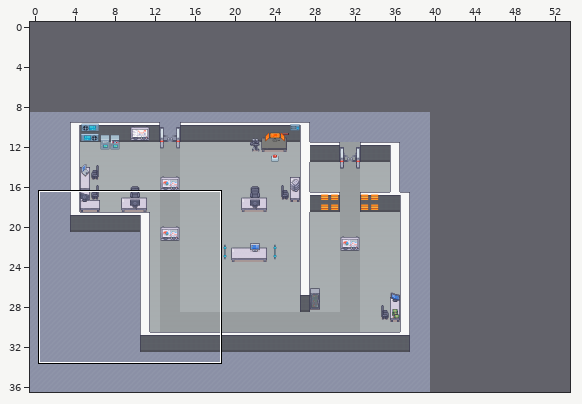
Tiled map (JSON) -- map.tmj. Above: a wide view before the commit, with the close-up outlined.
Close-up. Earlier state:
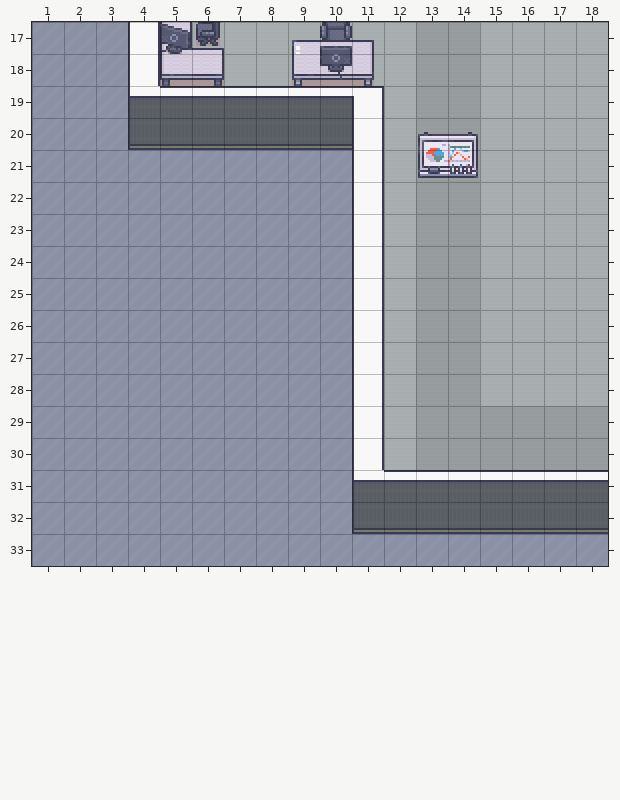
Cells are 32x32 px. Shown: x 1..18, y 17..33. The commit also changed other parts of the map, which this record leaves out. The old version is drawn lined up with the new one.
After:
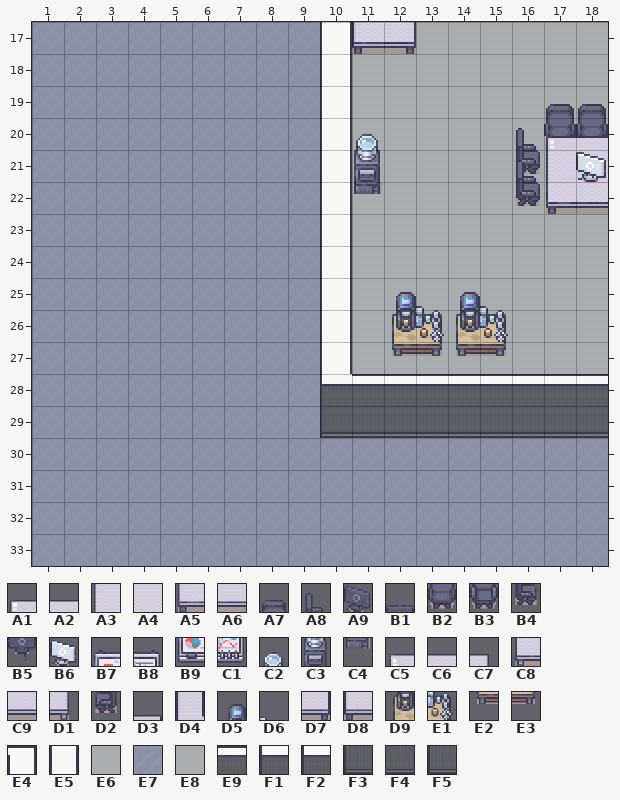
Key: from "Modern_Office_32x32": A1 70, A2 71, A3 86, A4 87, A5 102, A6 103, A7 129, A8 132 flipped left-right, A9 141, B1 142, B2 145, B3 146, B4 148 flipped left-right, B5 158, B6 173, B7 233, B8 234, B9 249, C1 250, C2 252, C3 268, C4 284, C5 481, C6 482, C7 483, C8 497, C9 498, D1 499, D2 568 flipped left-right, D3 613 flipped left-right, D4 614 flipped left-right, D5 616, D6 617, D7 629 flipped left-right, D8 630 flipped left-right, D9 632, E1 633, E2 648, E3 649; from "Room_Builder_32x32": E4 154, E5 471, E6 513, E7 2019, E8 2779, E9 3421, F1 3427, F2 3429 flipped left-right, F3 3496, F4 3497, F5 3505 flipped left-right.
__ is an empty cell.
See-through tiles are keyed as they look on the map.
Difference:
map size 40x28 -> 54x37 cells (old content now starts at 0,9; both pictures use the new coordinates)
Layer "floor/floor1":
Tile E8 gives way to one hidden under a higher layer in row 17 at x 10; in row 29 at x 12 to 18.
There is now tile E7 in row 17 at x 5; in row 18 at x 5 to 6.
The edit turns tile E8 into tile E7 in row 17 at x 6 to 9; in row 18 at x 7 to 9; in row 30 at x 12.
There is now tile E7 in rows 17 to 18 at x 4; in rows 19 to 20 at x 4 to 9; in row 30 at x 11; in rows 31 to 32 at x 11 to 18.
There is now tile E8 in rows 19 to 27 at x 11.
Tile E7 is gone in rows 27 to 28 at x 10.
Layer "floor/floor2":
Tile E6 is gone in rows 20 to 21 at x 13 to 14; in rows 25 to 28 at x 13 to 14; in row 29 at x 13 to 18.
Layer "walls/walls1":
The edit turns tile E9 into tile E5 in row 19 at x 10.
The edit turns tile F4 into tile E5 in row 20 at x 10.
There is now tile E5 in rows 17 to 18 at x 10; in rows 21 to 27 at x 10.
There is now tile F2 in row 28 at x 10.
There is now tile F5 in row 29 at x 10.
Tile E4 is gone in row 19 at x 11.
Tile E5 is gone in rows 17 to 18 at x 4; in rows 20 to 30 at x 11.
Tile E9 is gone in row 19 at x 5 to 9; in row 31 at x 12 to 18.
Tile F1 is gone in row 19 at x 4; in row 31 at x 11.
Tile F3 is gone in row 20 at x 4; in row 32 at x 11.
Tile F4 is gone in row 20 at x 5 to 9; in row 32 at x 12 to 18.
Layer "walls/walls2":
There is now tile D7 in row 17 at x 12.
There is now tile D8 in row 17 at x 11.
Tile D3 is gone in row 17 at x 6.
Tile D4 is gone in row 17 at x 5.
Tile D7 is gone in row 18 at x 6.
Tile D8 is gone in row 18 at x 5.
Layer "furniture/furniture1":
There is now tile A3 in row 21 at x 17.
There is now tile A4 in row 21 at x 18.
There is now tile A5 in row 22 at x 17.
There is now tile A6 in row 22 at x 18.
There is now tile A7 in row 19 at x 17 to 18.
There is now tile A8 in row 20 at x 16.
There is now tile B2 in row 20 at x 17 to 18.
There is now tile B4 in row 21 at x 16.
Tile B3 is gone in row 17 at x 10.
Tile B9 is gone in row 21 at x 13.
Tile C1 is gone in row 21 at x 14.
Tile C5 is gone in row 17 at x 9.
Tile C7 is gone in row 17 at x 11.
Tile C8 is gone in row 18 at x 9.
Tile C9 is gone in row 18 at x 10.
Tile D1 is gone in row 18 at x 11.
Tile D2 is gone in row 17 at x 6.
Layer "furniture/furniture2":
There is now tile A8 in row 21 at x 16.
There is now tile B4 in row 22 at x 16.
There is now tile C2 in row 20 at x 11.
There is now tile C3 in row 21 at x 11.
There is now tile C4 in row 22 at x 11.
There is now tile D5 in row 25 at x 12 and 14.
There is now tile D6 in row 25 at x 13 and 15.
There is now tile D9 in row 26 at x 12 and 14.
There is now tile E1 in row 26 at x 13 and 15.
There is now tile E2 in row 27 at x 12 and 14.
There is now tile E3 in row 27 at x 13 and 15.
Tile C6 is gone in row 17 at x 10.
Layer "furniture/furniture3":
There is now tile B6 in row 21 at x 18.
Tile A9 is gone in row 17 at x 5.
Tile B1 is gone in row 17 at x 10.
Tile B5 is gone in row 18 at x 10.
Layer "above/above1":
There is now tile A1 in row 20 at x 17.
There is now tile A2 in row 20 at x 18.
There is now tile E9 in row 28 at x 11 to 18.
There is now tile F4 in row 29 at x 11 to 18.
Tile B7 is gone in row 20 at x 13.
Tile B8 is gone in row 20 at x 14.
